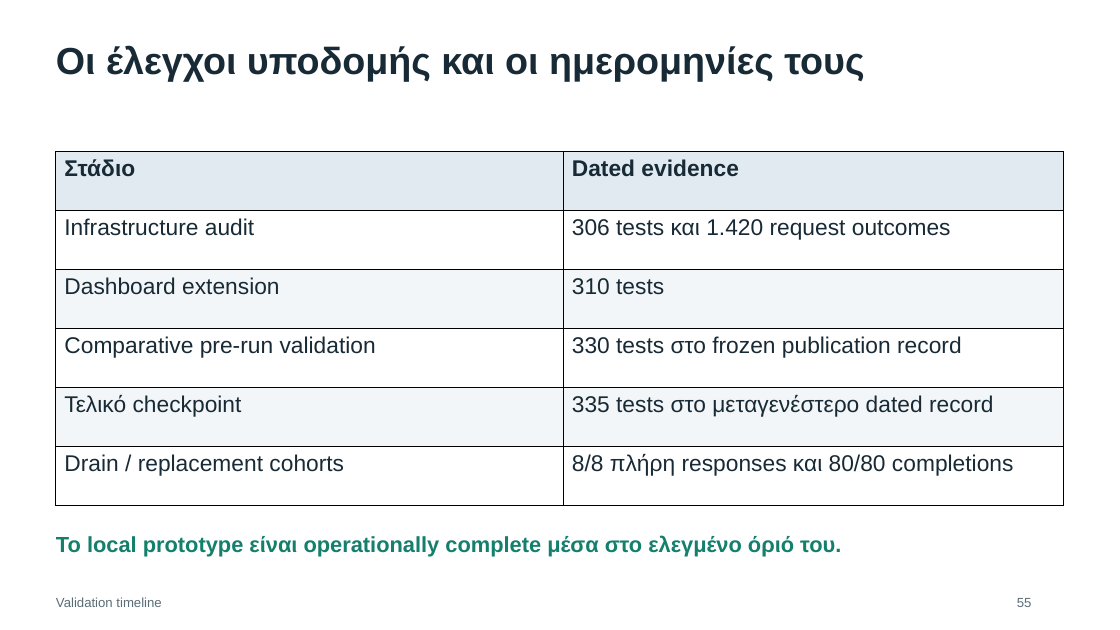
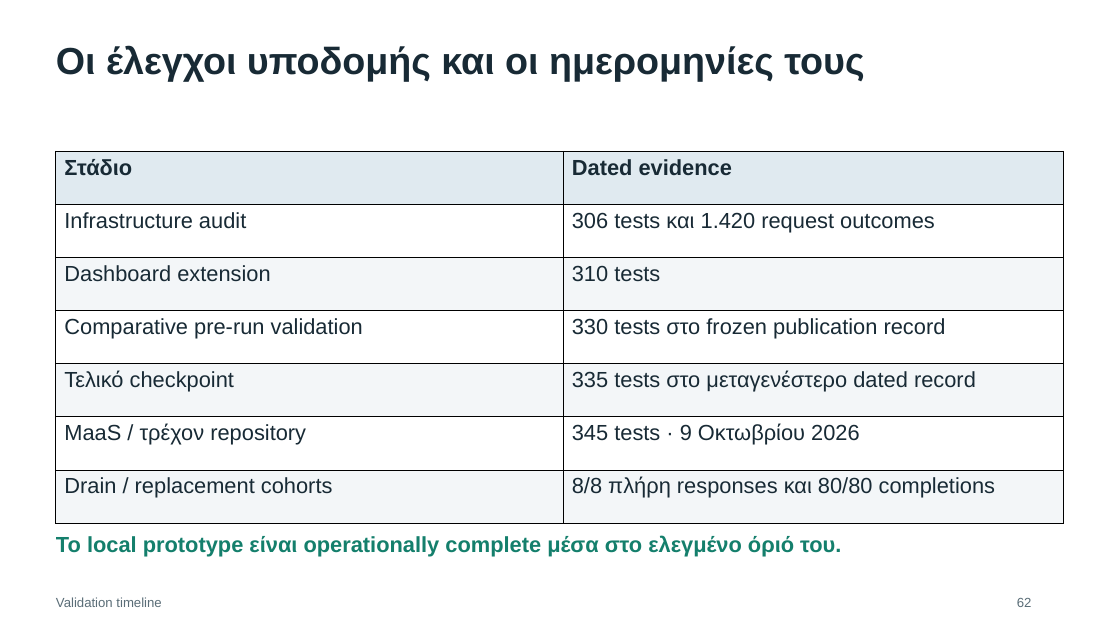
Before and after one commit to Dionisis09/sovereign-6g-jointsla, a slide deck: slide 62 of JointSLA/02_Presentations/JointSLA_Complete_Presentation.pptx (slide 55 before the commit). Drawn at 1120x630 pixels with LibreOffice and Linux fonts; fonts in the diff are those of the drawing. Boxes give left, top, right and bottom in pixels: in the first picture for what was removed or moved away, otherwise in the second. Text is boxed around its words. In the diff, an @@ line names an element or a change of style, - is before the commit and + after.

```diff
--- a/JointSLA/02_Presentations/JointSLA_Complete_Presentation.pptx
+++ b/JointSLA/02_Presentations/JointSLA_Complete_Presentation.pptx
@@ table at [56,151,1065,523] @@
+row 6: MaaS / τρέχον repository | 345 tests · 9 Οκτωβρίου 2026
@@ text at [1017,598,1032,607]: text changed @@
-55
+62
```
Also in this commit, not shown: 46 other slides changed, 7 slides added, 25 other files.
